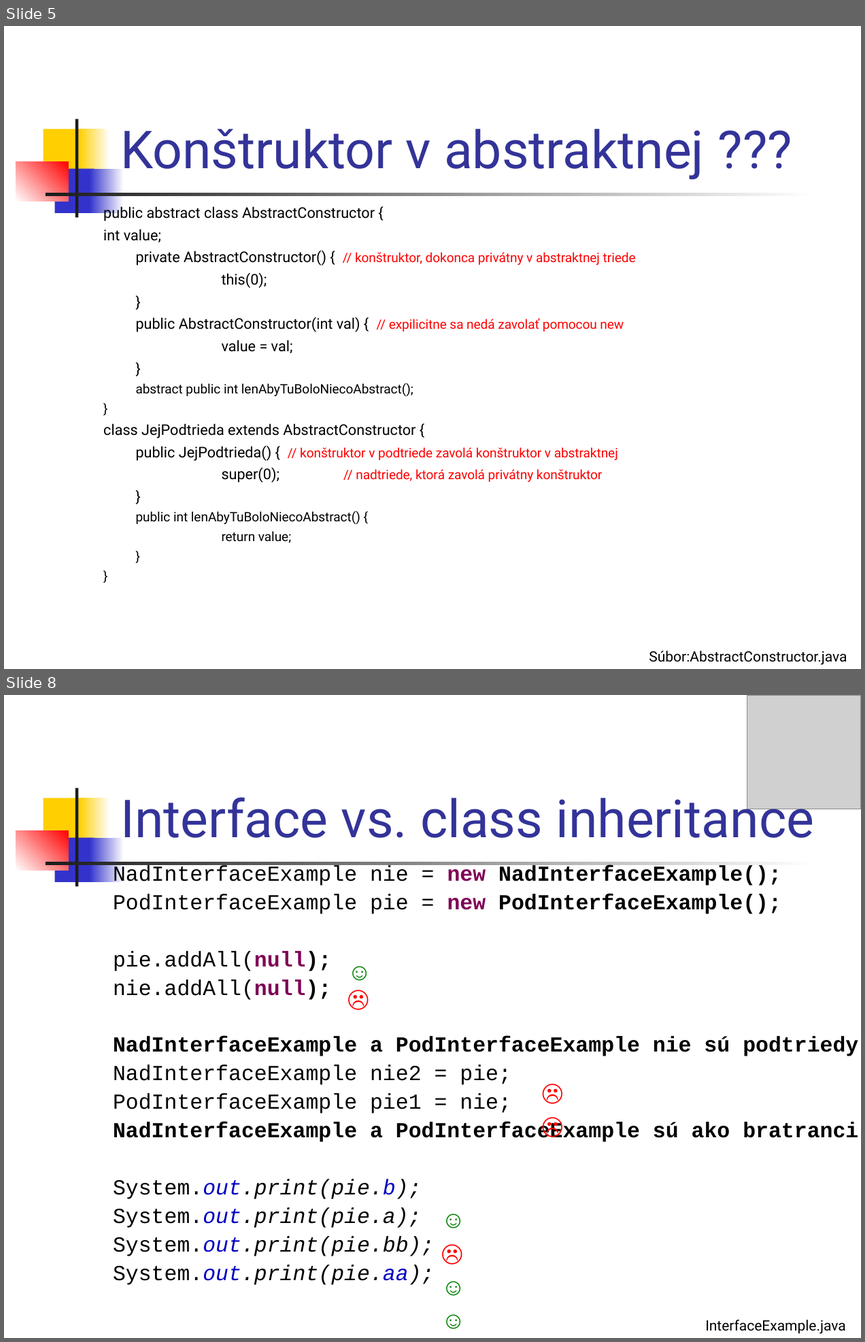
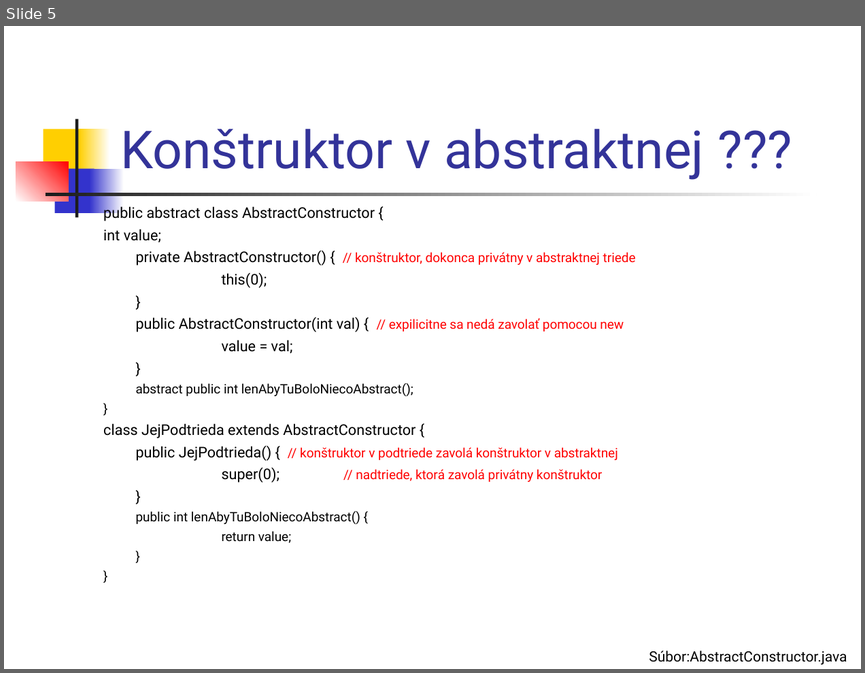
Before and after one commit to Programovanie4/Prednasky, a slide deck: 05/05_java.ppt. Shown one above the other, each under a label of ours: slides 5 and 8 before the commit, slide 5 after it; the slides between them are not shown. The pictures are 865x1342 and 865x673 pixels, drawn with LibreOffice and Linux fonts; fonts in the diff are those of the drawing; grey boxes stand for pictures. Boxes give left, top, right and bottom in pixels: in the first picture for what was removed or moved away, otherwise in the second. Text is boxed around its words. In the diff, an @@ line names an element or a change of style, - is before the commit and + after.

```diff
--- a/05/05_java.ppt
+++ b/05/05_java.ppt
@@ slide 8 removed at (4,695,861,1338), background #FFFFFF; not listed: 7 template elements that a slide beside it also shows @@
@@ picture removed at (747,695,861,809) @@
@@ title removed at (120,790,814,838) @@
-Interface vs. class inheritance
@@ text removed at (113,865,858,1285) @@
-NadInterfaceExample nie = new NadInterfaceExample();
-PodInterfaceExample pie = new PodInterfaceExample();
-pie.addAll(null);
-nie.addAll(null);
-NadInterfaceExample a PodInterfaceExample nie sú podtriedy
-NadInterfaceExample nie2 = pie;
-PodInterfaceExample pie1 = nie;
-NadInterfaceExample a PodInterfaceExample sú ako bratranci
-System.out.print(pie.b);
-System.out.print(pie.a);
-System.out.print(pie.bb);
-System.out.print(pie.aa);
@@ text removed at (339,952,376,989) @@
-☺
@@ text removed at (339,979,376,1016) @@
-☹
@@ text removed at (534,1073,570,1110) @@
-☹
@@ text removed at (534,1106,570,1144) @@
-☹
@@ text removed at (432,1200,469,1238) @@
-☺
@@ text removed at (432,1233,469,1271) @@
-☹
@@ text removed at (432,1266,469,1304) @@
-☺
@@ text removed at (432,1300,469,1338) @@
-☺
@@ text removed at (705,1319,846,1334) @@
-InterfaceExample.java
```
Also in this commit, not shown: 4 slides changed, 3 slides added, 3 other slides removed, 1 other file.
